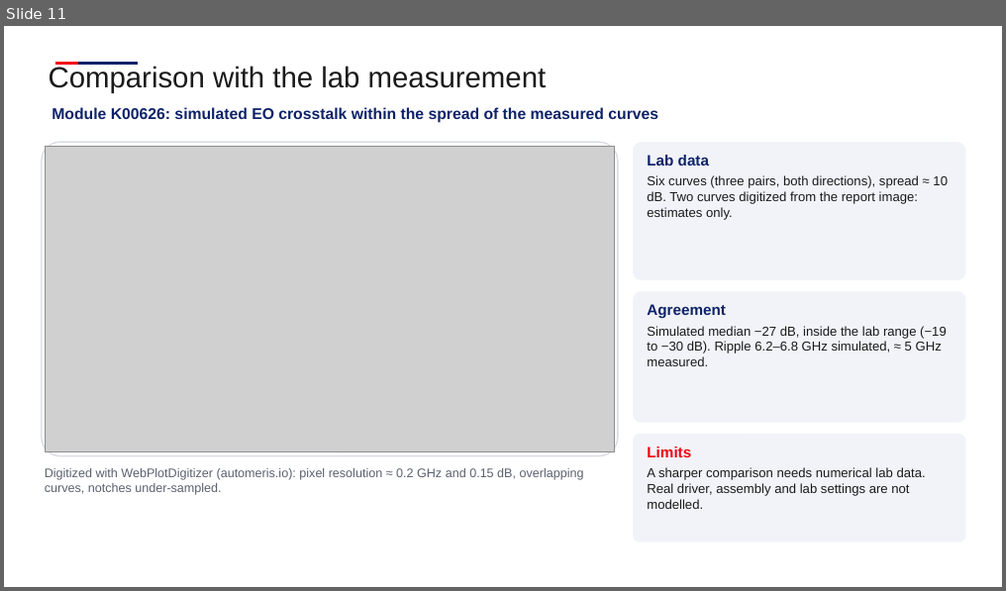
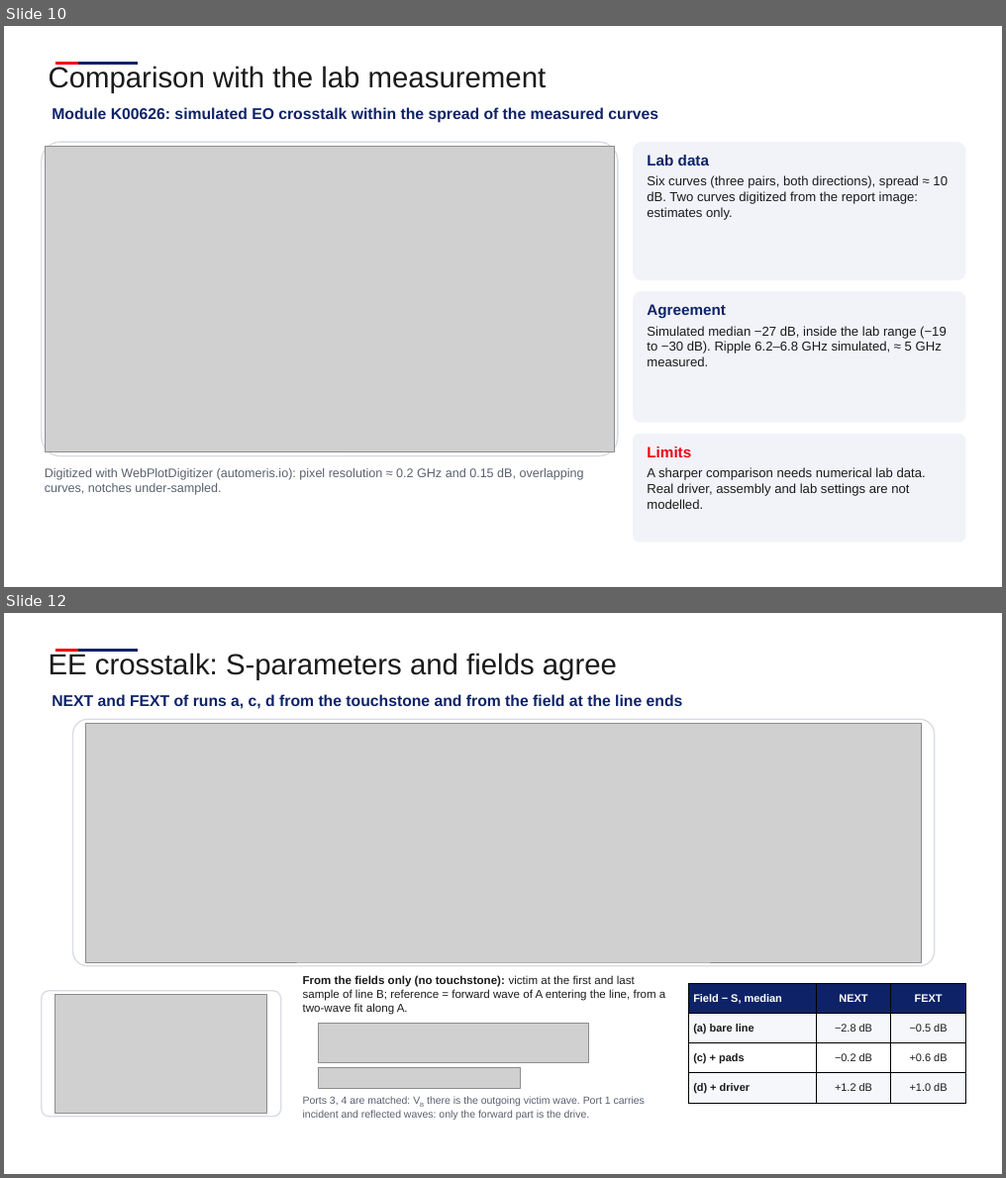
Before and after one commit to andreimuresian/claude, a slide deck: docs/cst/xtalk/Istanbul_EO_crosstalk.pptx. Shown one above the other, each under a label of ours: slide 11 before the commit, slides 10 and 12 after it; the slides between them are not shown. The pictures are 1006x591 and 1006x1178 pixels, drawn with LibreOffice and Linux fonts; fonts in the diff are those of the drawing; grey boxes stand for pictures; background and template pictures are left out. Boxes give left, top, right and bottom in pixels: in the first picture for what was removed or moved away, otherwise in the second. Text is boxed around its words. In the diff, an @@ line names an element or a change of style, - is before the commit and + after.

```diff
--- a/docs/cst/xtalk/Istanbul_EO_crosstalk.pptx
+++ b/docs/cst/xtalk/Istanbul_EO_crosstalk.pptx
@@ slide 12 added at [4, 613, 1002, 1174], background #FFFFFF; not listed: 2 template elements that a slide beside it also shows @@
@@ text added at [49, 653, 617, 680], 28 pt, text #1A1A1A @@
+EE crosstalk: S-parameters and fields agree
@@ text added at [52, 694, 683, 709], 15 pt, text #0E2268, bold @@
+NEXT and FEXT of runs a, c, d from the touchstone and from the field at the line ends
@@ rounded rectangle added at [73, 719, 935, 966], fill #FFFFFF, outline #D9DCE3 1.25 pt @@
@@ picture added at [85, 723, 921, 962] @@
@@ rounded rectangle added at [42, 991, 281, 1117], fill #FFFFFF, outline #D9DCE3 1.25 pt @@
@@ picture added at [55, 995, 267, 1113] @@
@@ text added at [303, 975, 665, 1015], 11 pt, text #1A1A1A @@
+From the fields only (no touchstone): victim at the first and last sample of line B; reference = forward wave of A entering the line, from a two-wave fit along A.
@@ table added at [689, 983, 966, 1103], 4 rows, 3 columns @@
+Field − S, median | NEXT | FEXT
+(a) bare line | −2.8 dB | −0.5 dB
+(c) + pads | −0.2 dB | +0.6 dB
+(d) + driver | +1.2 dB | +1.0 dB
@@ picture added at [319, 1023, 589, 1063] @@
@@ picture added at [319, 1068, 521, 1088] @@
@@ text added at [303, 1096, 645, 1120], 10 pt, text #5A606E @@
+Ports 3, 4 are matched: VB there is the outgoing victim wave. Port 1 carries incident and reflected waves: only the forward part is the drive.
@@ what was slide 11 is now slide 10 @@
```
Also in this commit, not shown: 5 slides changed, 3 other slides added, 5 slides removed, 1 other file.
